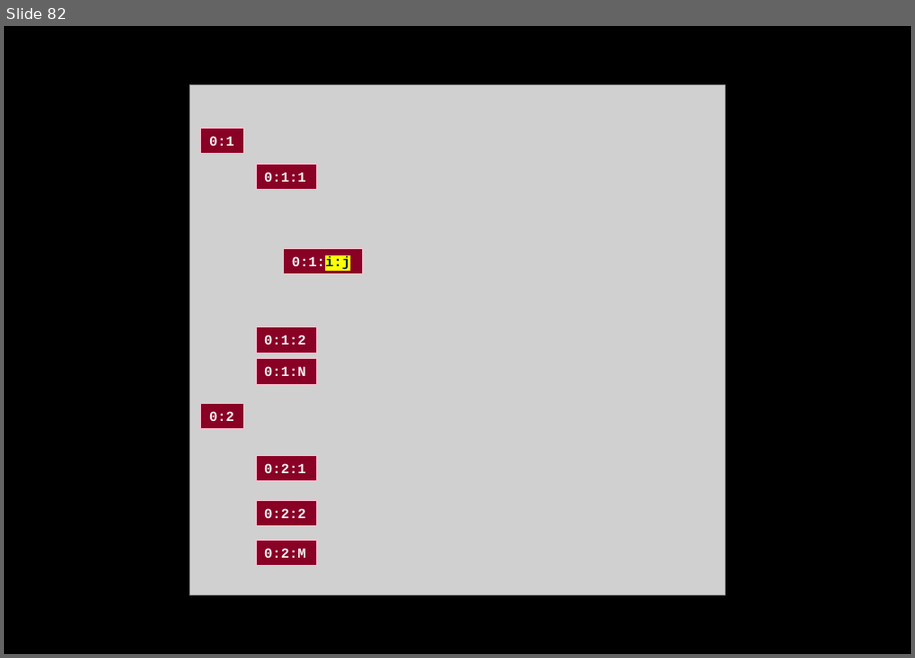
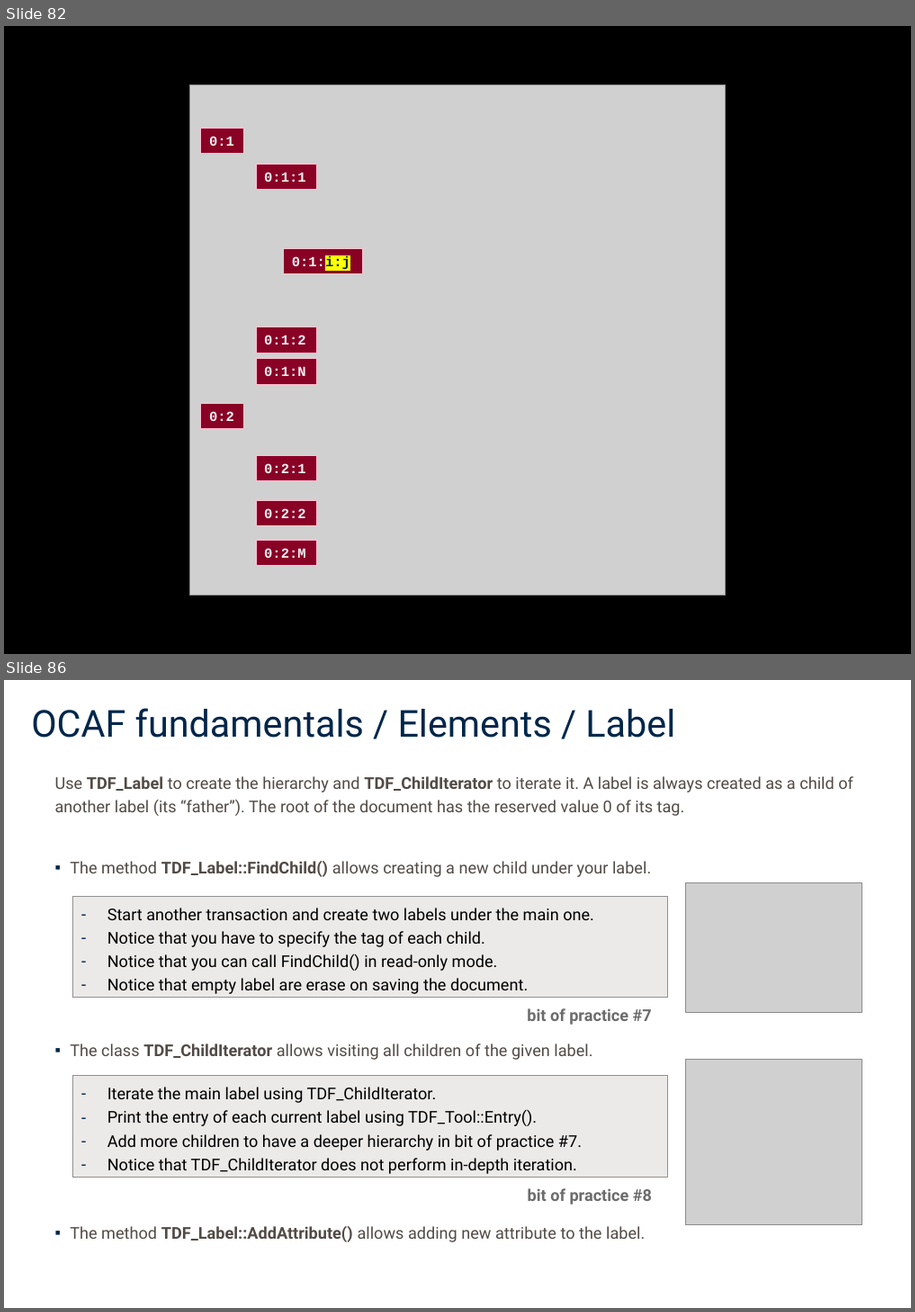
Before and after one commit to ninjacoderz/OCCT-Lessions, a slide deck: docs/02_OpenCascade_OCAF.pptx. Shown one above the other, each under a label of ours: slide 82 before the commit, slides 82 and 86 after it; the slides between them are not shown. The pictures are 915x658 and 915x1312 pixels, drawn with LibreOffice and Linux fonts; fonts in the diff are those of the drawing; grey boxes stand for pictures. Boxes give left, top, right and bottom in pixels: in the first picture for what was removed or moved away, otherwise in the second. Text is boxed around its words. In the diff, an @@ line names an element or a change of style, - is before the commit and + after.

```diff
--- a/docs/02_OpenCascade_OCAF.pptx
+++ b/docs/02_OpenCascade_OCAF.pptx
@@ slide 86 added at [4, 680, 911, 1308], background #FFFFFF @@
@@ title added at [31, 708, 675, 738], 32 pt, text #00264A @@
+OCAF fundamentals / Elements / Label
@@ text added at [55, 776, 854, 1242], 14 pt, text #514A46 @@
+Use TDF_Label to create the hierarchy and TDF_ChildIterator to iterate it. A label is always created as a child of another label (its “father”). The root of the document has the reserved value 0 of its tag.
+▪ The method TDF_Label::FindChild() allows creating a new child under your label.
+▪ The class TDF_ChildIterator allows visiting all children of the given label.
+▪ The method TDF_Label::AddAttribute() allows adding new attribute to the label.
@@ picture added at [686, 883, 862, 1013] @@
@@ rectangle added at [72, 897, 667, 999], fill #ECEAE9, outline #909090 0.75 pt, 14 pt, text #000000 @@
+– Start another transaction and create two labels under the main one.
+– Notice that you have to specify the tag of each child.
+– Notice that you can call FindChild() in read-only mode.
+– Notice that empty label are erase on saving the document.
@@ text added at [527, 1008, 652, 1025], 14 pt, text #6C6C6C, bold @@
+bit of practice #7
@@ rectangle added at [72, 1076, 667, 1178], fill #ECEAE9, outline #909090 0.75 pt, 14 pt, text #000000 @@
+– Iterate the main label using TDF_ChildIterator.
+– Print the entry of each current label using TDF_Tool::Entry().
+– Add more children to have a deeper hierarchy in bit of practice #7.
+– Notice that TDF_ChildIterator does not perform in-depth iteration.
@@ picture added at [686, 1060, 862, 1225] @@
@@ text added at [528, 1188, 652, 1205], 14 pt, text #6C6C6C, bold @@
+bit of practice #8
```
Also in this commit, not shown: 11 other slides added, 1 other file.
